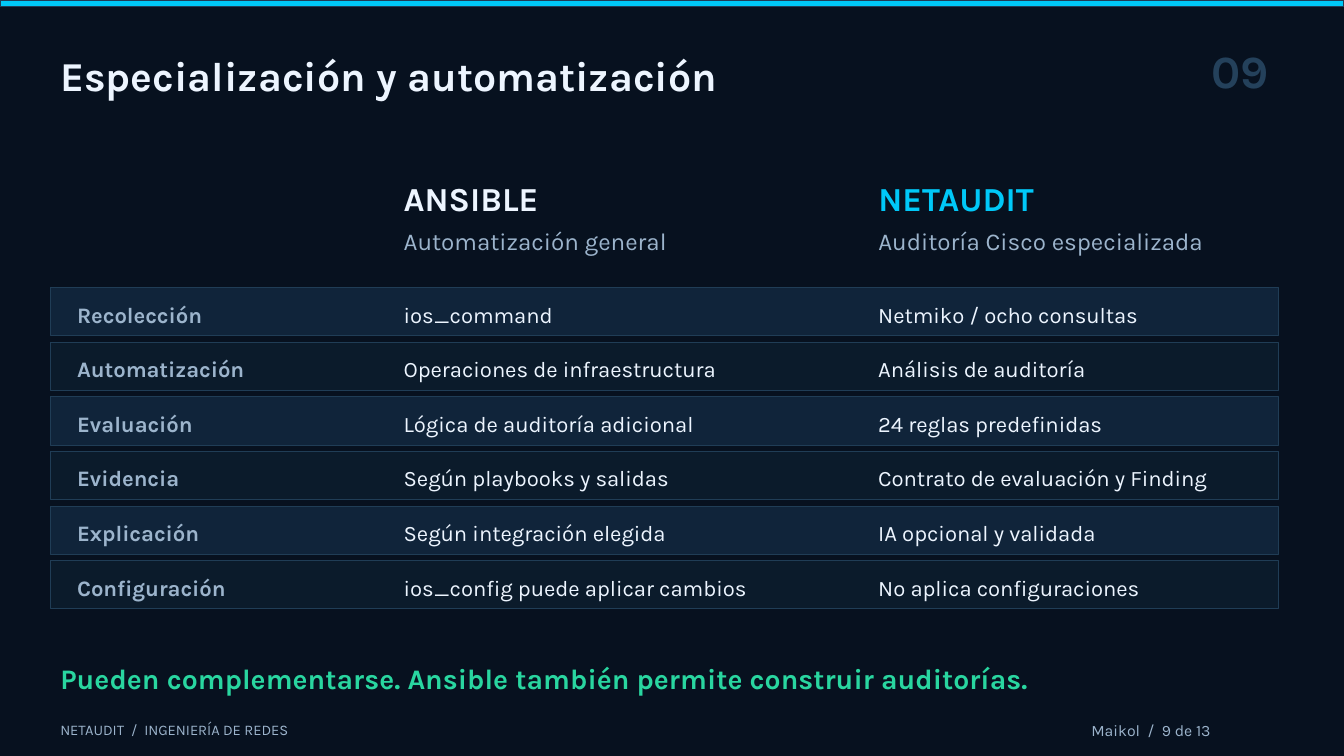
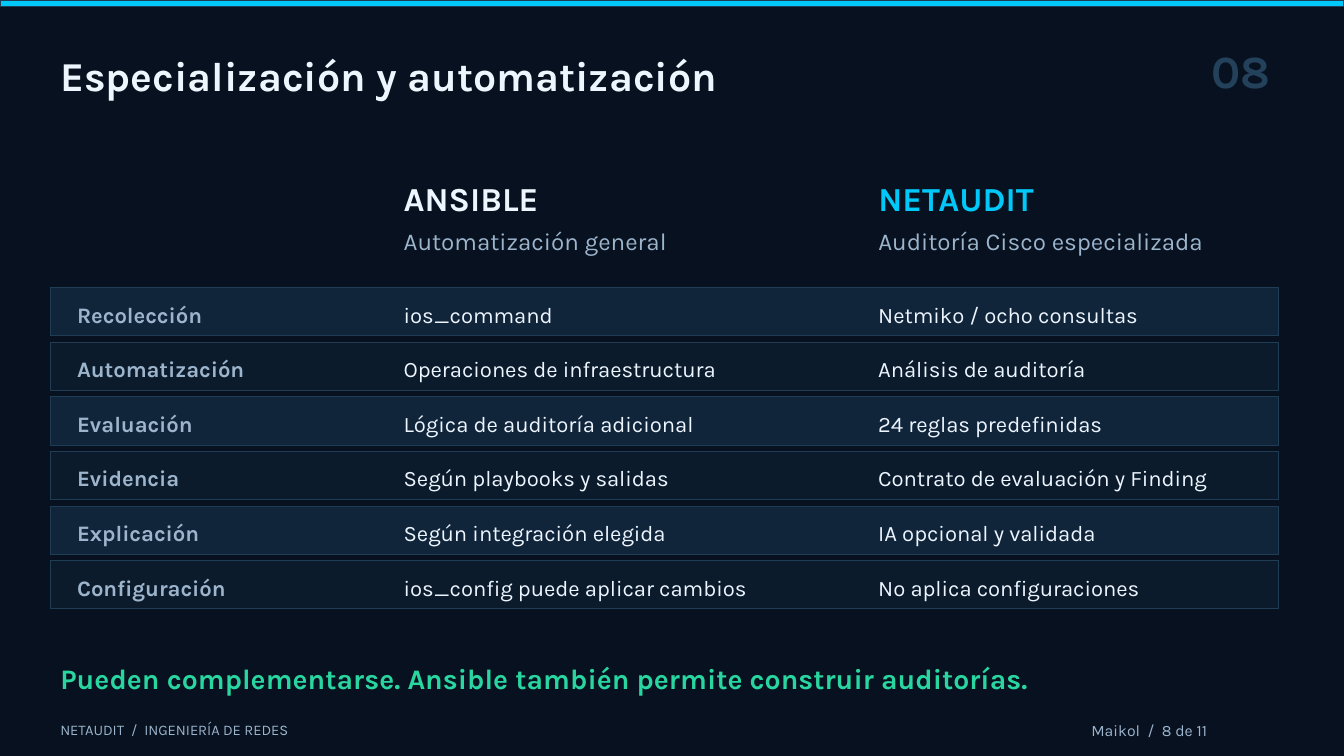
Before and after one commit to thomasdbs21/grupo-1, a slide deck: slide 8 of Entregables-APT/Fase-3/Presentacion/NetAudit_Defensa_Final_Comision_2026.pptx (slide 9 before the commit). Drawn at 1344x756 pixels with LibreOffice and Linux fonts; fonts in the diff are those of the drawing. Boxes give left, top, right and bottom in pixels: in the first picture for what was removed or moved away, otherwise in the second. Text is boxed around its words. In the diff, an @@ line names an element or a change of style, - is before the commit and + after.

```diff
--- a/Entregables-APT/Fase-3/Presentacion/NetAudit_Defensa_Final_Comision_2026.pptx
+++ b/Entregables-APT/Fase-3/Presentacion/NetAudit_Defensa_Final_Comision_2026.pptx
@@ text at [1211, 58, 1270, 88]: text changed @@
-09
+08
@@ text at [1091, 725, 1207, 736]: text changed @@
-Maikol / 9 de 13
+Maikol / 8 de 11
```
Also in this commit, not shown: 4 other slides changed, 6 slides added, 8 slides removed, 1 other file.
